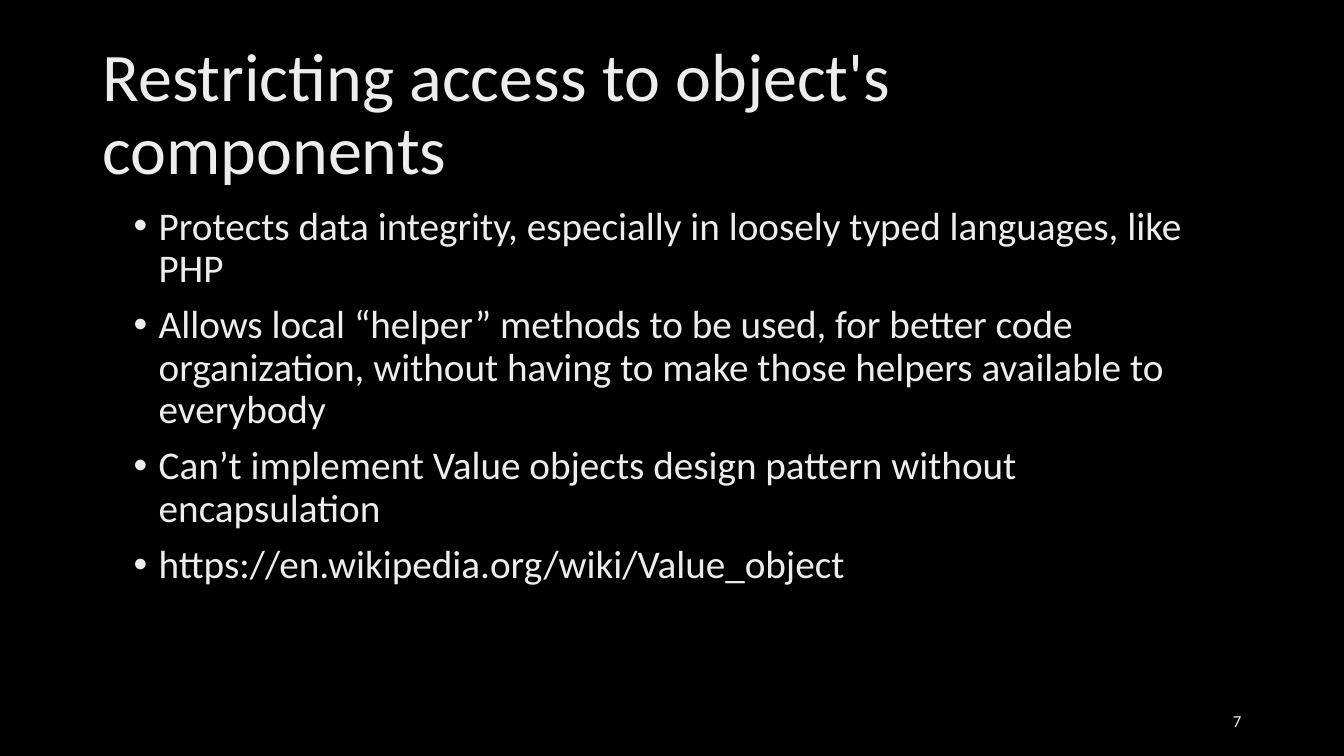
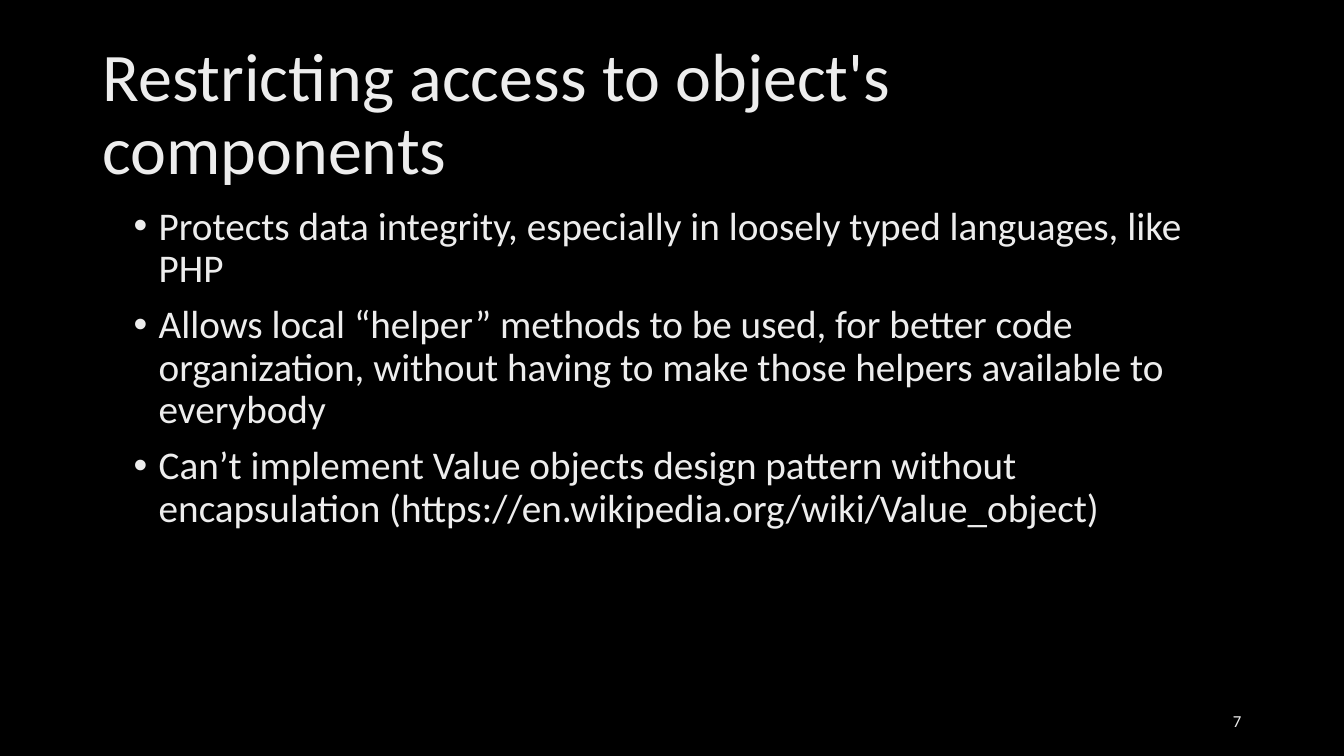
Before and after one commit to ajant/ReflectionDemonstration, a slide deck: slide 7 of Presentation.pptx. Drawn at 1344x756 pixels with LibreOffice and Linux fonts; fonts in the diff are those of the drawing; background and template pictures are left out. Boxes give left, top, right and bottom in pixels: in the first picture for what was removed or moved away, otherwise in the second. Text is boxed around its words. In the diff, an @@ line names an element or a change of style, - is before the commit and + after.

```diff
--- a/Presentation.pptx
+++ b/Presentation.pptx
@@ text at box(159, 451, 1099, 529): text changed @@
-• Can’t implement Value objects design pattern without encapsulation
-• https://en.wikipedia.org/wiki/Value_object
+• Can’t implement Value objects design pattern without encapsulation (https://en.wikipedia.org/wiki/Value_object)
```
Also in this commit, not shown: 4 other slides changed, 1 other file.
